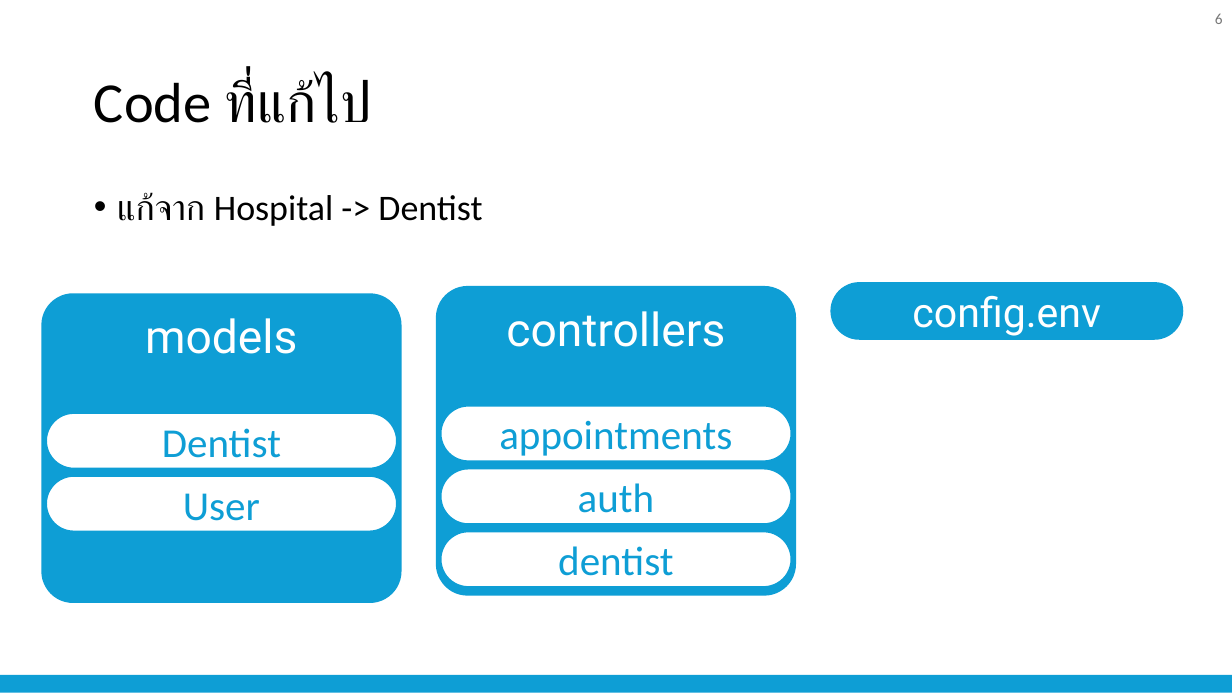
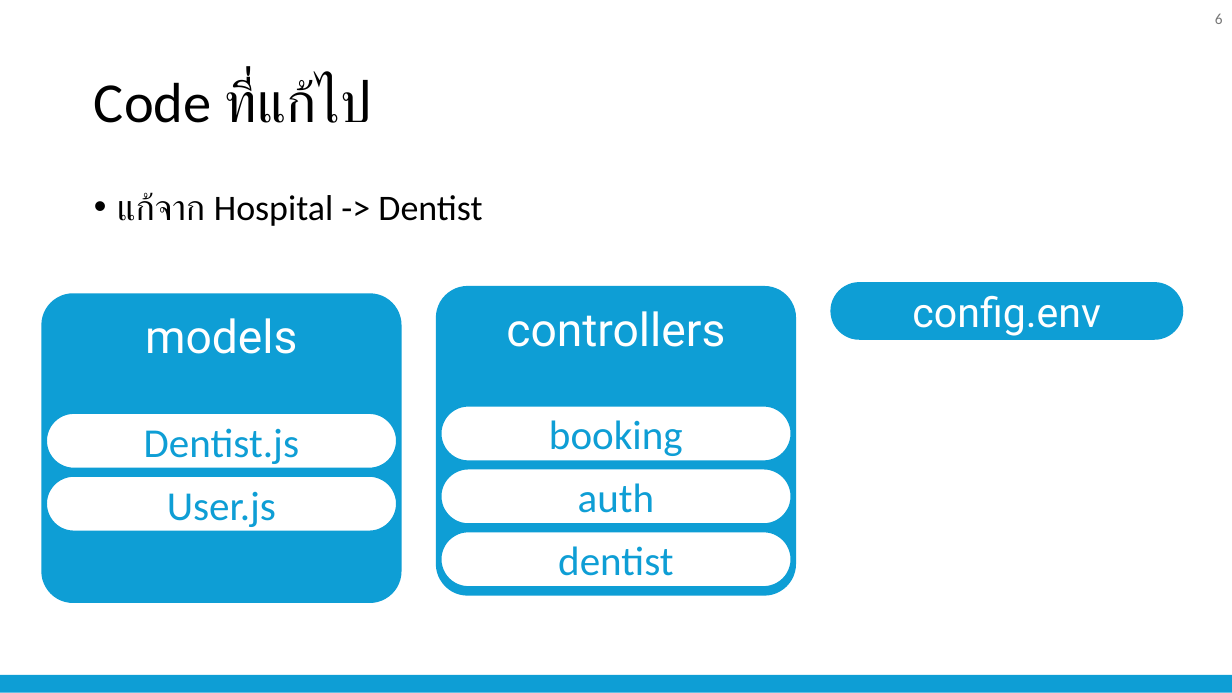
Before and after one commit to nattapong232/DentistBooking, a slide deck: slide 6 of SRS.pptx. Drawn at 1232x693 pixels with LibreOffice and Linux fonts; fonts in the diff are those of the drawing. Boxes give left, top, right and bottom in pixels: in the first picture for what was removed or moved away, otherwise in the second. Text is boxed around its words. In the diff, an @@ line names an element or a change of style, - is before the commit and + after.

```diff
--- a/SRS.pptx
+++ b/SRS.pptx
@@ text in rounded rectangle at [144, 428, 299, 464]: text changed @@
-Dentist
+Dentist.js
@@ text in rounded rectangle at [549, 420, 683, 456]: text changed @@
-appointments
+booking
@@ text in rounded rectangle at [167, 492, 276, 527]: text changed @@
-User
+User.js
```
Also in this commit, not shown: 11 other slides changed, 1 slide added, 21 other files.
